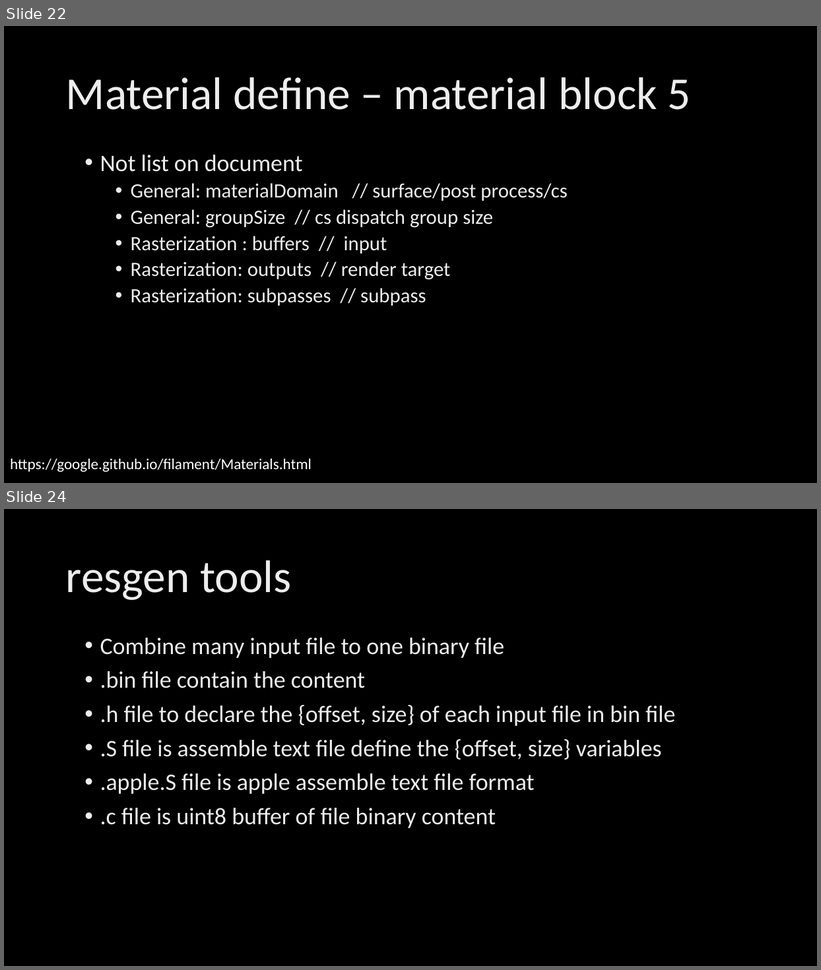
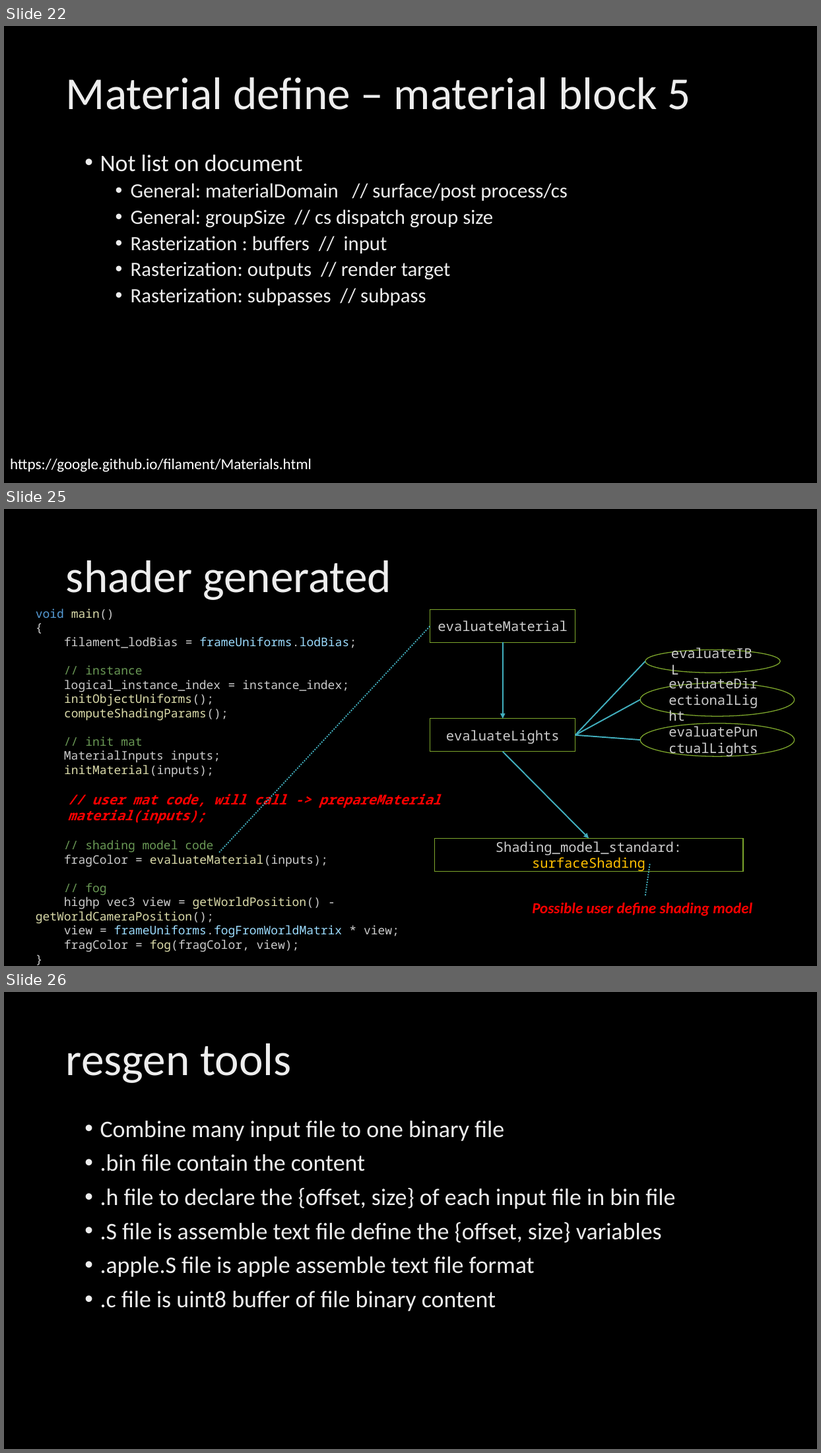
Before and after one commit to AndrewChan2022/ppt, a slide deck: Filament material system.pptx. Shown one above the other, each under a label of ours: slides 22 and 24 before the commit, slides 22, 25 and 26 after it; the slides between them are not shown. The pictures are 821x970 and 821x1453 pixels, drawn with LibreOffice and Linux fonts; fonts in the diff are those of the drawing; background and template pictures are left out. Boxes give left, top, right and bottom in pixels: in the first picture for what was removed or moved away, otherwise in the second. Text is boxed around its words. In the diff, an @@ line names an element or a change of style, - is before the commit and + after.

```diff
--- a/Filament material system.pptx
+++ b/Filament material system.pptx
@@ slide 25 added at box(4, 509, 817, 966), background picture (left out) @@
@@ title added at box(66, 560, 391, 600), 54 pt, text gradient #BFBFBF to #EDEDED to #FFFFFF @@
+shader generated
@@ text added at box(36, 609, 441, 953), 14 pt, text #CCCCCC @@
+void main()
+{
+filament_lodBias = frameUniforms.lodBias;
+// instance
+logical_instance_index = instance_index;
+initObjectUniforms();
+computeShadingParams();
+// init mat
+MaterialInputs inputs;
+initMaterial(inputs);
+// user mat code, will call -> prepareMaterial
+material(inputs);
+// shading model code
+fragColor = evaluateMaterial(inputs);
+// fog
+highp vec3 view = getWorldPosition() - getWorldCameraPosition();
+view = frameUniforms.fogFromWorldMatrix * view;
+fragColor = fog(fragColor, view);
+}
@@ line added from (219, 852) to (430, 626), #41AEBD 1.5 pt dashed @@
@@ rectangle added at box(430, 609, 576, 642), outline #7DA62C 1 pt, 16 pt, text #CCCCCC @@
+evaluateMaterial
@@ arrow added from (503, 642) to (503, 719), #41AEBD 1.5 pt @@
@@ line added from (576, 735) to (646, 661), #41AEBD 1.5 pt @@
@@ ellipse added at box(646, 650, 781, 673), outline #7DA62C 1 pt, 16 pt, text #CCCCCC @@
+evaluateIBL
@@ ellipse added at box(640, 683, 795, 716), outline #7DA62C 1 pt, 16 pt, text #CCCCCC @@
+evaluateDirectionalLight
@@ line added from (576, 735) to (640, 700), #41AEBD 1.5 pt @@
@@ rectangle added at box(430, 719, 576, 752), outline #7DA62C 1 pt, 16 pt, text #CCCCCC @@
+evaluateLights
@@ ellipse added at box(640, 723, 795, 757), outline #7DA62C 1 pt, 16 pt, text #CCCCCC @@
+evaluatePunctualLights
@@ line added from (576, 735) to (640, 740), #41AEBD 1.5 pt @@
@@ arrow added from (503, 752) to (589, 838), #41AEBD 1.5 pt @@
@@ rectangle added at box(435, 838, 743, 871), outline #7DA62C 1 pt, 16 pt, text #CCCCCC @@
+Shading_model_standard: surfaceShading
@@ line added from (646, 896) to (650, 864), #41AEBD 1.5 pt dashed @@
@@ text added at box(532, 902, 752, 916), 18 pt, text #FF0000, bold, italic @@
+Possible user define shading model
@@ what was slide 24 is now slide 26 @@
```
Also in this commit, not shown: 1 slide changed, 1 other slide added.
